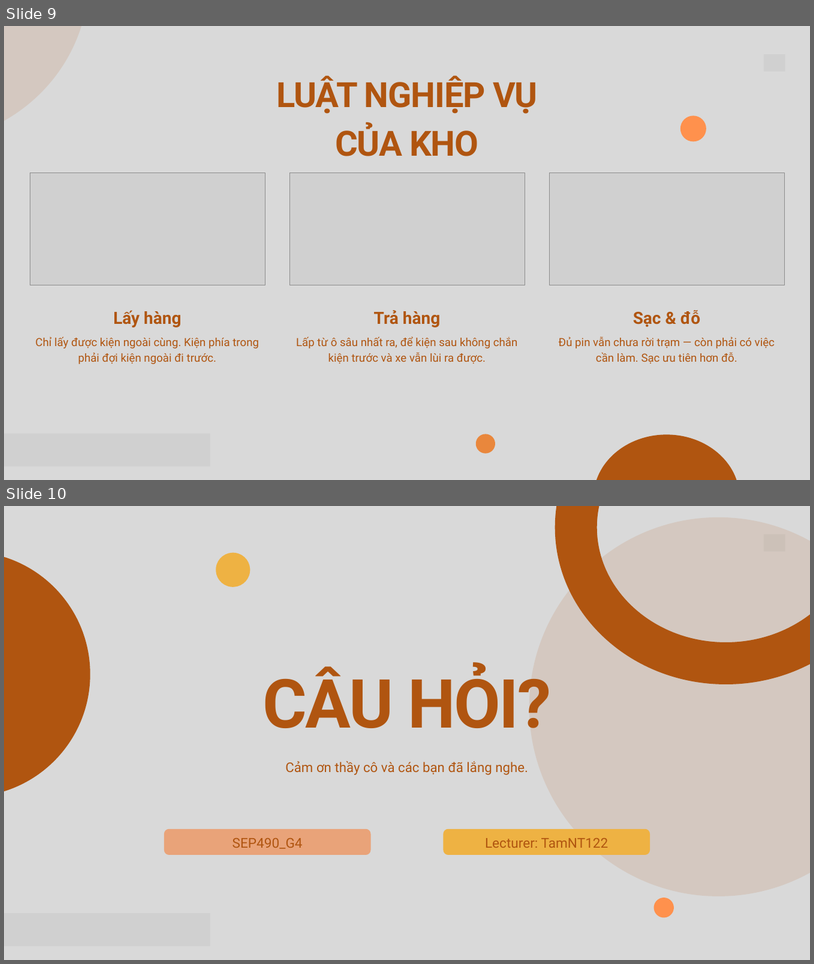
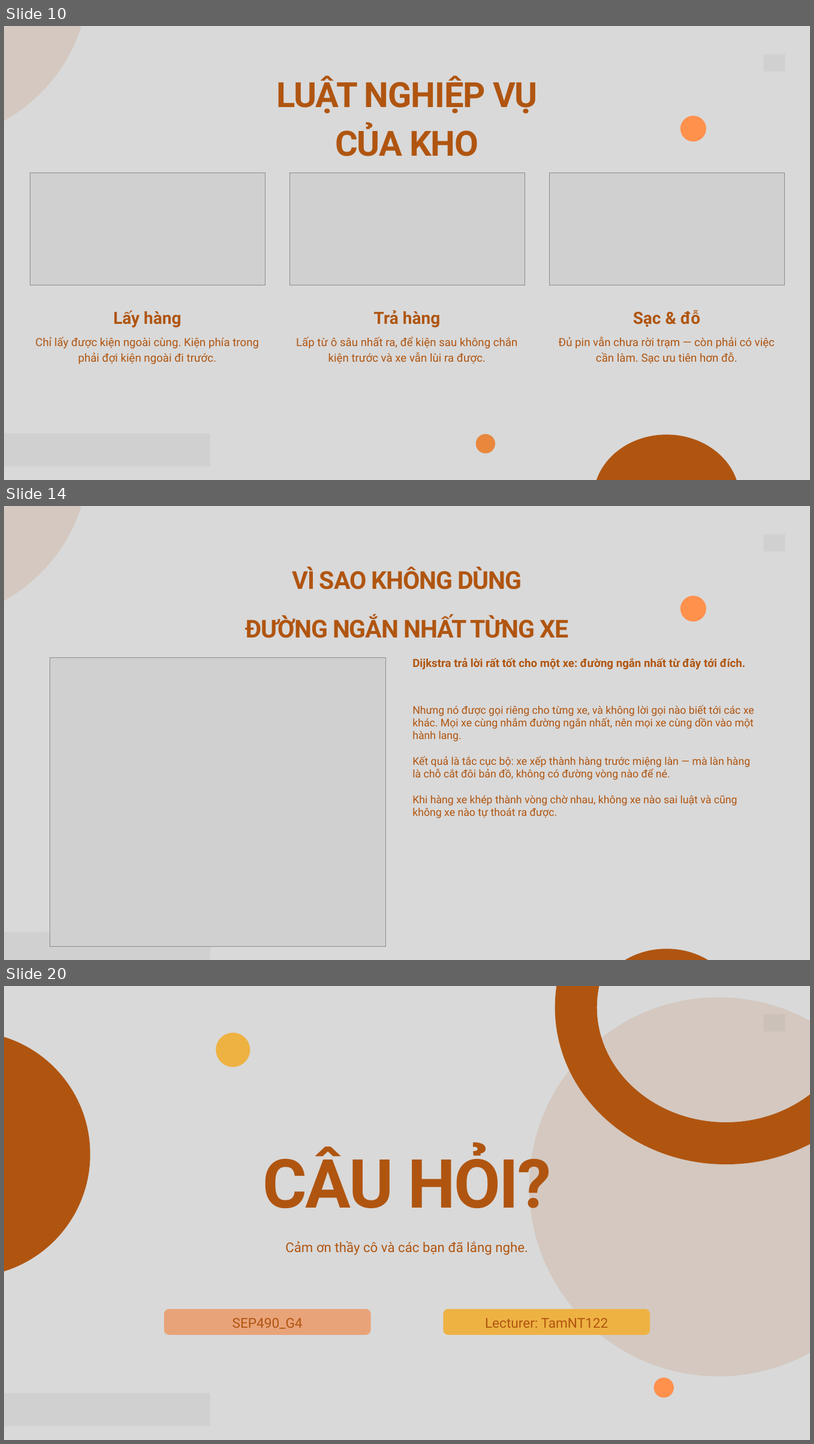
Before and after one commit to arishem51/wes, a slide deck: slide/WES-SEP490_G4.pptx. Shown one above the other, each under a label of ours: slides 9 and 10 before the commit, slides 10, 14 and 20 after it; the slides between them are not shown. The pictures are 814x964 and 814x1444 pixels, drawn with LibreOffice and Linux fonts; fonts in the diff are those of the drawing; grey boxes stand for pictures. Boxes give left, top, right and bottom in pixels: in the first picture for what was removed or moved away, otherwise in the second. Text is boxed around its words. In the diff, an @@ line names an element or a change of style, - is before the commit and + after.

```diff
--- a/slide/WES-SEP490_G4.pptx
+++ b/slide/WES-SEP490_G4.pptx
@@ slide 14 added at <box>4,506,810,960</box>, background #D9D9D9 @@
@@ freeform shape added at <box>4,506,89,622</box>, fill #B05510 at 12% opacity @@
@@ freeform shape added at <box>4,506,88,591</box>, outline #B05510 75 pt @@
@@ picture added at <box>764,534,785,551</box> @@
@@ text added at <box>245,567,569,638</box>, 44 pt, text #B05510, bold @@
+VÌ SAO KHÔNG DÙNG
+ĐƯỜNG NGẮN NHẤT TỪNG XE
@@ freeform shape added at <box>681,595,707,621</box>, fill #FF914D @@
@@ picture added at <box>50,657,386,946</box> @@
@@ text added at <box>413,658,746,669</box>, 20 pt, text #B05510, bold @@
+Dijkstra trả lời rất tốt cho một xe: đường ngắn nhất từ đây tới đích.
@@ text added at <box>413,705,755,818</box>, 19 pt, text #B05510 @@
+Nhưng nó được gọi riêng cho từng xe, và không lời gọi nào biết tới các xe khác. Mọi xe cùng nhắm đường ngắn nhất, nên mọi xe cùng dồn vào một hành lang.
+Kết quả là tắc cục bộ: xe xếp thành hàng trước miệng làn — mà làn hàng là chỗ cắt đôi bản đồ, không có đường vòng nào để né.
+Khi hàng xe khép thành vòng chờ nhau, không xe nào sai luật và cũng không xe nào tự thoát ra được.
@@ picture added at <box>4,932,210,960</box> @@
@@ freeform shape added at <box>594,948,740,960</box>, fill #B05510 @@
@@ what was slide 9 is now slide 10 @@
@@ what was slide 10 is now slide 20 @@
```
Also in this commit, not shown: 2 slides changed, 9 other slides added, 8 other files.
